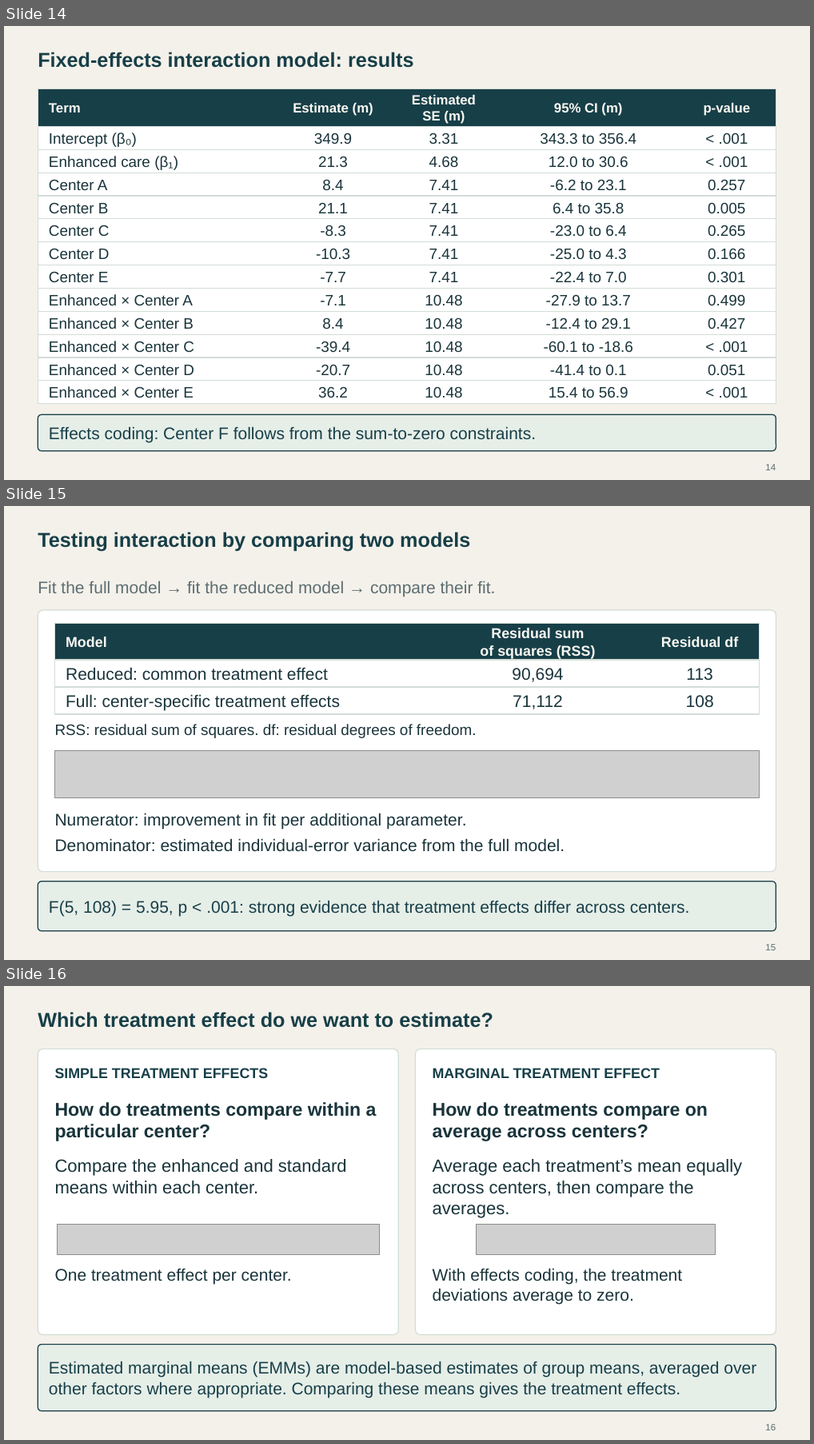
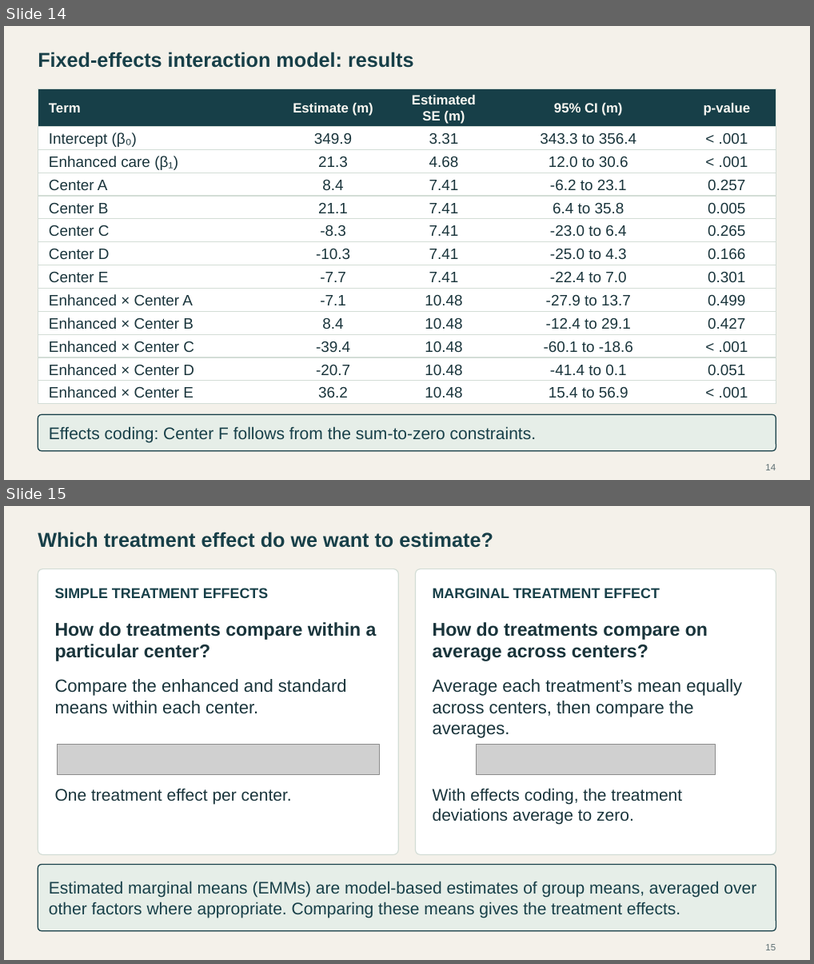
Before and after one commit to Postmus/BeyondMLR, a slide deck: lectures_2627/week2/Beyond_MLR_Week_2.pptx. Shown one above the other, each under a label of ours: slides 14, 15 and 16 before the commit, slides 14 and 15 after it. The pictures are 814x1444 and 814x964 pixels, drawn with LibreOffice and Linux fonts; fonts in the diff are those of the drawing; grey boxes stand for pictures. Boxes give left, top, right and bottom in pixels: in the first picture for what was removed or moved away, otherwise in the second. Text is boxed around its words. In the diff, an @@ line names an element or a change of style, - is before the commit and + after.

```diff
--- a/lectures_2627/week2/Beyond_MLR_Week_2.pptx
+++ b/lectures_2627/week2/Beyond_MLR_Week_2.pptx
@@ slide 15 removed at <box>4,506,810,960</box>, background #F4F1EA @@
@@ text removed at <box>38,532,470,552</box> @@
-Testing interaction by comparing two models
@@ text removed at <box>38,581,495,597</box> @@
-Fit the full model → fit the reduced model → compare their fit.
@@ rounded rectangle removed at <box>38,610,777,872</box> @@
@@ rectangle removed at <box>55,624,759,660</box> @@
@@ text removed at <box>66,636,107,647</box> @@
-Model
@@ text removed at <box>480,628,596,659</box> @@
-Residual sum
-of squares (RSS)
@@ text removed at <box>662,636,738,647</box> @@
-Residual df
@@ rectangle removed at <box>55,660,759,687</box> @@
@@ text removed at <box>66,667,328,680</box> @@
-Reduced: common treatment effect
@@ text removed at <box>512,668,563,682</box> @@
-90,694
@@ text removed at <box>686,668,713,680</box> @@
-113
@@ rectangle removed at <box>55,687,759,714</box> @@
@@ text removed at <box>66,694,340,710</box> @@
-Full: center-specific treatment effects
@@ text removed at <box>513,695,563,709</box> @@
-71,112
@@ text removed at <box>686,695,714,708</box> @@
-108
@@ text removed at <box>55,724,477,738</box> @@
-RSS: residual sum of squares. df: residual degrees of freedom.
@@ picture removed at <box>55,751,759,797</box> @@
@@ text removed at <box>55,812,466,829</box> @@
-Numerator: improvement in fit per additional parameter.
@@ text removed at <box>55,838,565,852</box> @@
-Denominator: estimated individual-error variance from the full model.
@@ rounded rectangle removed at <box>38,881,777,931</box> @@
@@ text removed at <box>49,900,690,916</box> @@
-F(5, 108) = 5.95, p < .001: strong evidence that treatment effects differ across centers.
@@ page number removed at <box>766,944,776,950</box> @@
-15
@@ what was slide 16 is now slide 15 @@
```
Also in this commit, not shown: 1 slide changed, 20 other files.
